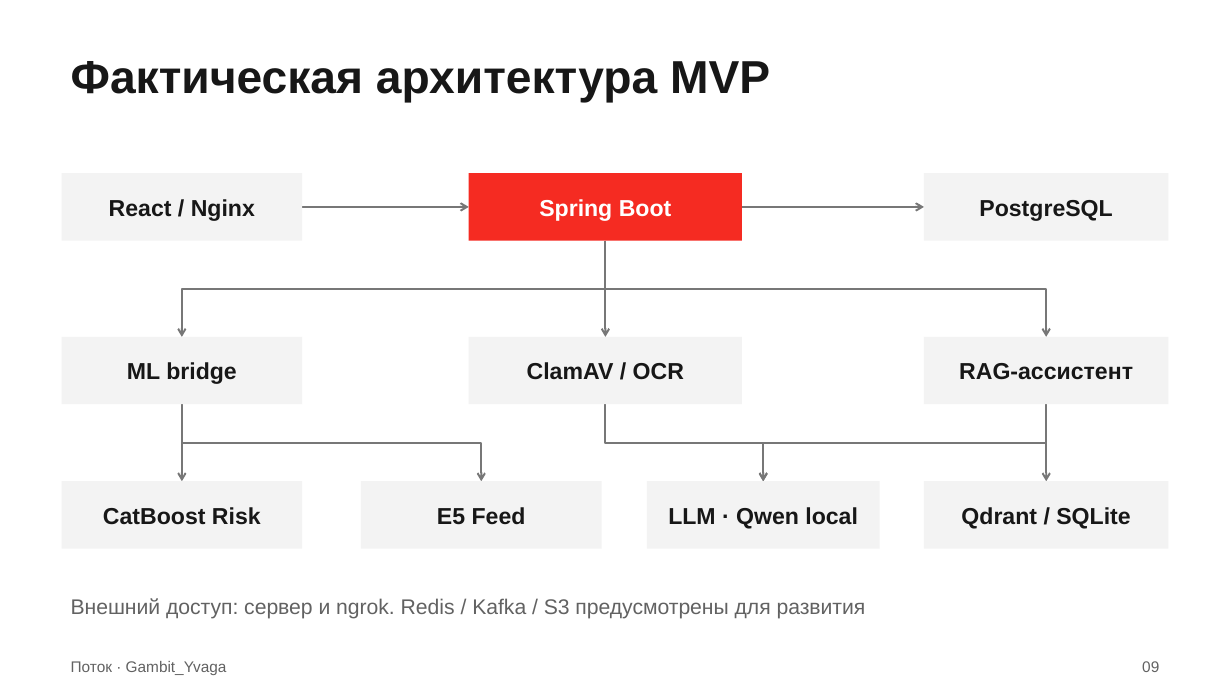
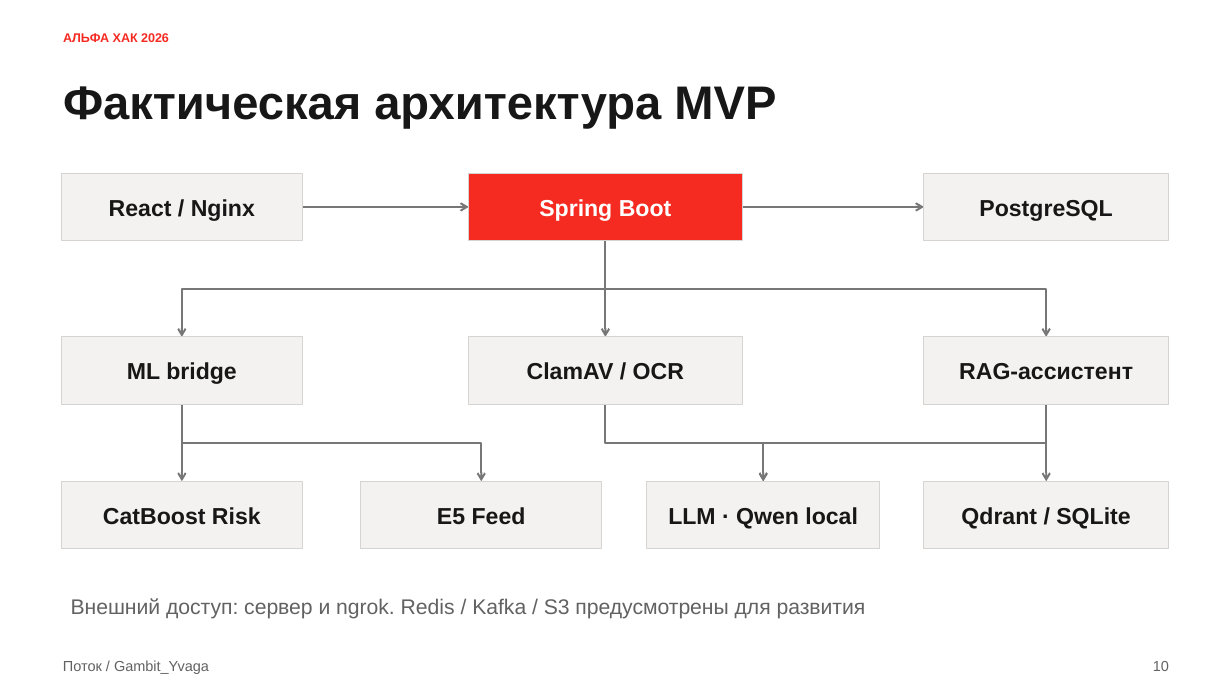
Before and after one commit to Tonitrus1/ALFA-HACK-2026, a slide deck: slide 10 of docs/jury/presentation/potok-gambit-yvaga.pptx (slide 9 before the commit). Drawn at 1232x693 pixels with LibreOffice and Linux fonts; fonts in the diff are those of the drawing. Boxes give left, top, right and bottom in pixels: in the first picture for what was removed or moved away, otherwise in the second. Text is boxed around its words. In the diff, an @@ line names an element or a change of style, - is before the commit and + after.

```diff
--- a/docs/jury/presentation/potok-gambit-yvaga.pptx
+++ b/docs/jury/presentation/potok-gambit-yvaga.pptx
@@ text added at (63,33,169,42), 9.8 pt, text #F52B22, bold @@
+АЛЬФА ХАК 2026
@@ text "Фактическая архитектура MVP": place and size @@
-text "Фактическая архитектура MVP" at (71,61,770,102)
+text "Фактическая архитектура MVP" at (63,86,776,128)
@@ text "Фактическая архитектура MVP" at (63,86,776,128): size 36 to 36.8 pt @@
@@ rectangle "Spring Boot" at (469,174,742,241): outline none to #D7D3D0 0.75 pt @@
@@ fill #F3F3F3 to #F4F2F0; outline none to #D7D3D0 0.75 pt in 9 elements at (62,174,302,241), (924,174,1169,241), (62,337,302,405), (62,482,302,549), (361,482,602,549), (469,337,742,405), (924,337,1169,405), (924,482,1169,549), (647,482,880,549) @@
@@ text at (63,660,209,674): text changed; size 12 to 11.2 pt @@
-Поток · Gambit_Yvaga
+Поток / Gambit_Yvaga
@@ text removed at (1142,661,1159,672) @@
-09
@@ text added at (1153,661,1169,671), 11.2 pt, text #626262 @@
+10
```
Also in this commit, not shown: 7 other slides changed, 4 slides added, 4 slides removed, 25 other files.
